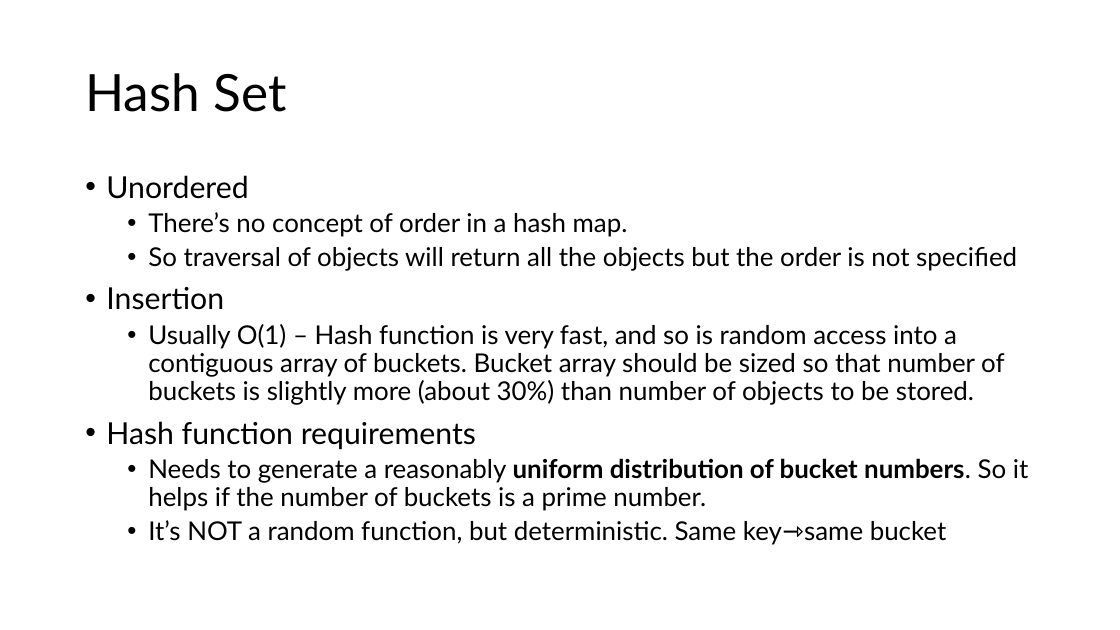
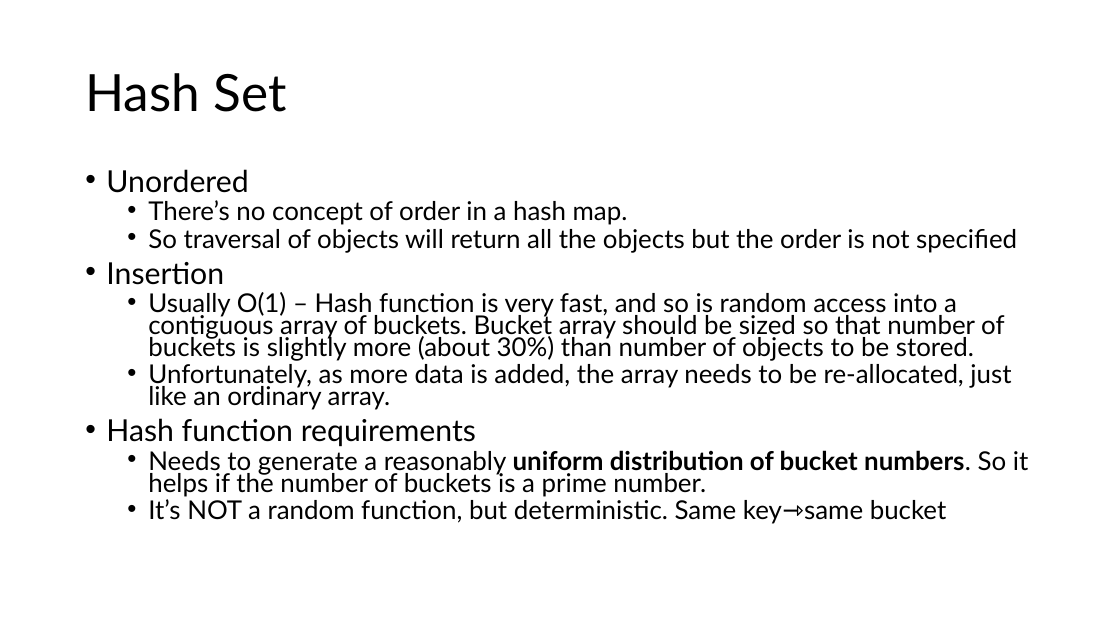
Before and after one commit to wai-t/CompSci, a slide deck: slide 26 of ComputerScience/Data_structures/Data Structures.pptx. Drawn at 1120x630 pixels with LibreOffice and Linux fonts; fonts in the diff are those of the drawing. Boxes give left, top, right and bottom in pixels: in the first picture for what was removed or moved away, otherwise in the second. Text is boxed around its words. In the diff, an @@ line names an element or a change of style, - is before the commit and + after.

```diff
--- a/ComputerScience/Data_structures/Data Structures.pptx
+++ b/ComputerScience/Data_structures/Data Structures.pptx
@@ text at (106, 169, 1028, 524): line spacing 0.9 to 0.7 @@
@@ text at (148, 364, 1011, 410): paragraph added @@
+  • Unfortunately, as more data is added, the array needs to be re-allocated, just like an ordinary array.
```
Also in this commit, not shown: 12 other slides changed.
